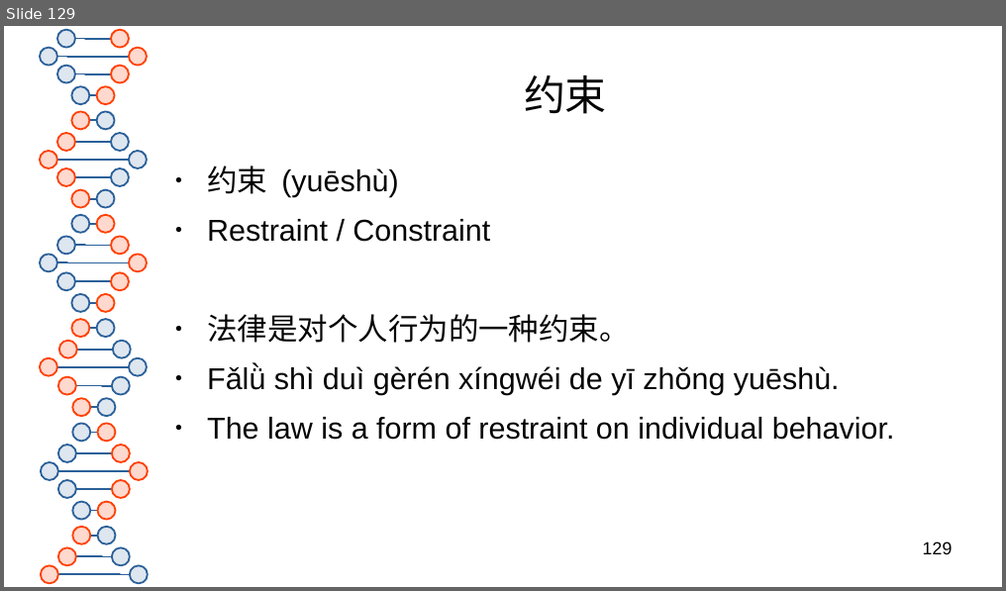
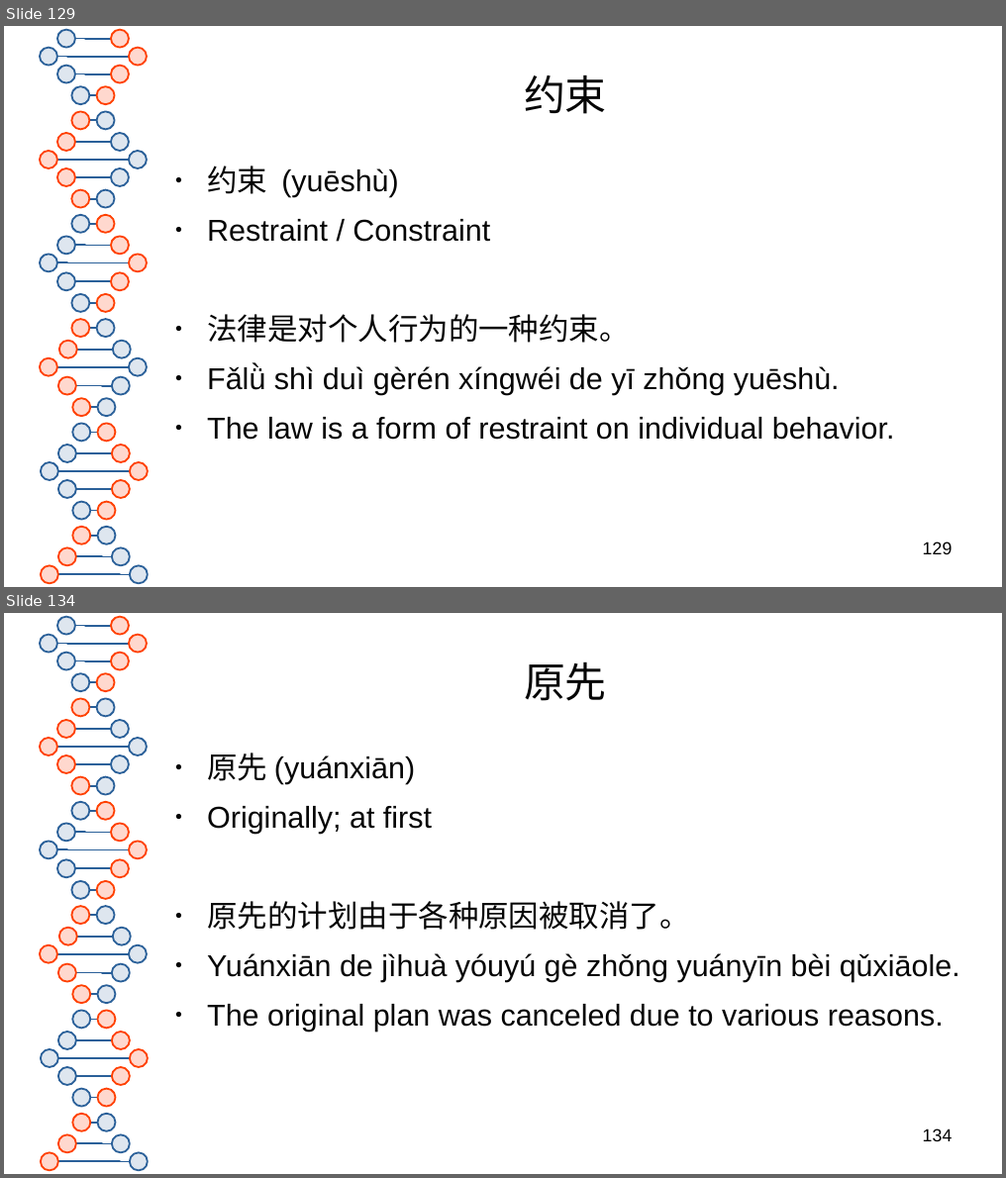
Before and after one commit to 23x41/HSK3.0, a slide deck: HSK 3.0 Level 5.odp. Shown one above the other, each under a label of ours: slide 129 before the commit, slides 129 and 134 after it; the slides between them are not shown. The pictures are 1006x591 and 1006x1178 pixels, drawn with LibreOffice and Linux fonts; fonts in the diff are those of the drawing. Boxes give left, top, right and bottom in pixels: in the first picture for what was removed or moved away, otherwise in the second. Text is boxed around its words. In the diff, an @@ line names an element or a change of style, - is before the commit and + after.

```diff
--- a/HSK 3.0 Level 5.odp
+++ b/HSK 3.0 Level 5.odp
@@ slide 134 added at bbox=[4, 613, 1002, 1174], background #FFFFFF; not listed: 81 template elements that a slide beside it also shows @@
@@ title added at bbox=[524, 662, 607, 701], 33 pt, text #050505 @@
+原先
@@ text added at bbox=[207, 753, 960, 1032], 24 pt, text #050505 @@
+● 原先 (yuánxiān)
+● Originally; at first
+● 原先的计划由于各种原因被取消了。
+● Yuánxiān de jìhuà yóuyú gè zhǒng yuányīn bèi qǔxiāole.
+● The original plan was canceled due to various reasons.
@@ page number added at bbox=[923, 1129, 952, 1142], 14 pt, text #000000 @@
+134
```
Also in this commit, not shown: 71 other slides added, 1 other file.
